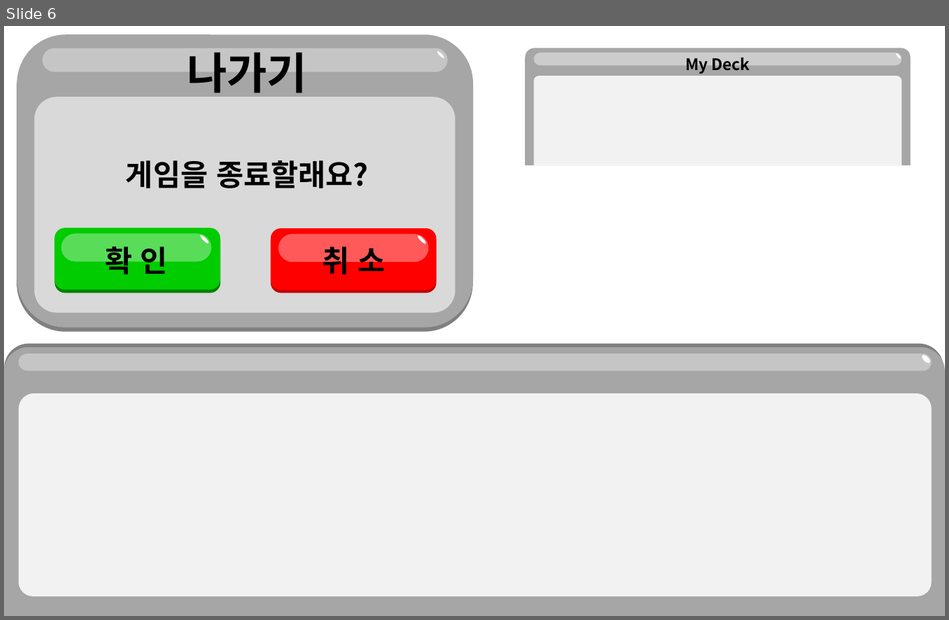
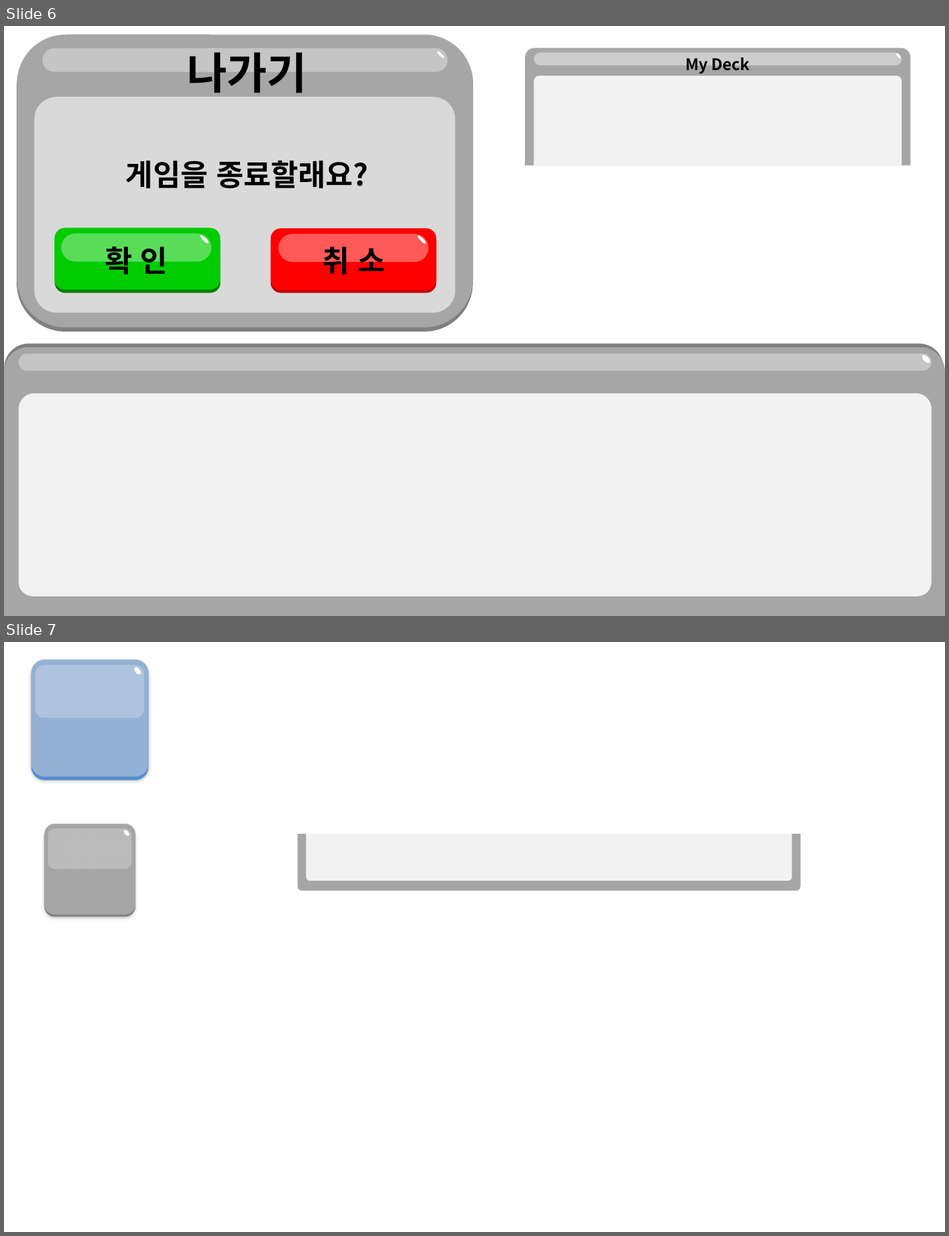
Before and after one commit to JinsooLee-Testing/aww, a slide deck: 기획문서/UI.pptx. Shown one above the other, each under a label of ours: slide 6 before the commit, slides 6 and 7 after it. The pictures are 949x620 and 949x1236 pixels, drawn with LibreOffice and Linux fonts; fonts in the diff are those of the drawing. Boxes give left, top, right and bottom in pixels: in the first picture for what was removed or moved away, otherwise in the second. Text is boxed around its words. In the diff, an @@ line names an element or a change of style, - is before the commit and + after.

```diff
--- a/기획문서/UI.pptx
+++ b/기획문서/UI.pptx
@@ slide 7 added at (4, 642, 945, 1232), background #FFFFFF @@
@@ group added at (31, 659, 149, 780): 3 rounded rectangles, 1 ellipse @@
@@ group added at (45, 823, 135, 916): 3 rounded rectangles, 1 ellipse @@
@@ round same rect added at (297, 834, 801, 891), fill #A6A6A6 @@
@@ round same rect added at (306, 834, 792, 881), fill #F2F2F2 @@
```
Also in this commit, not shown: 1 slide removed, 9 other files.
